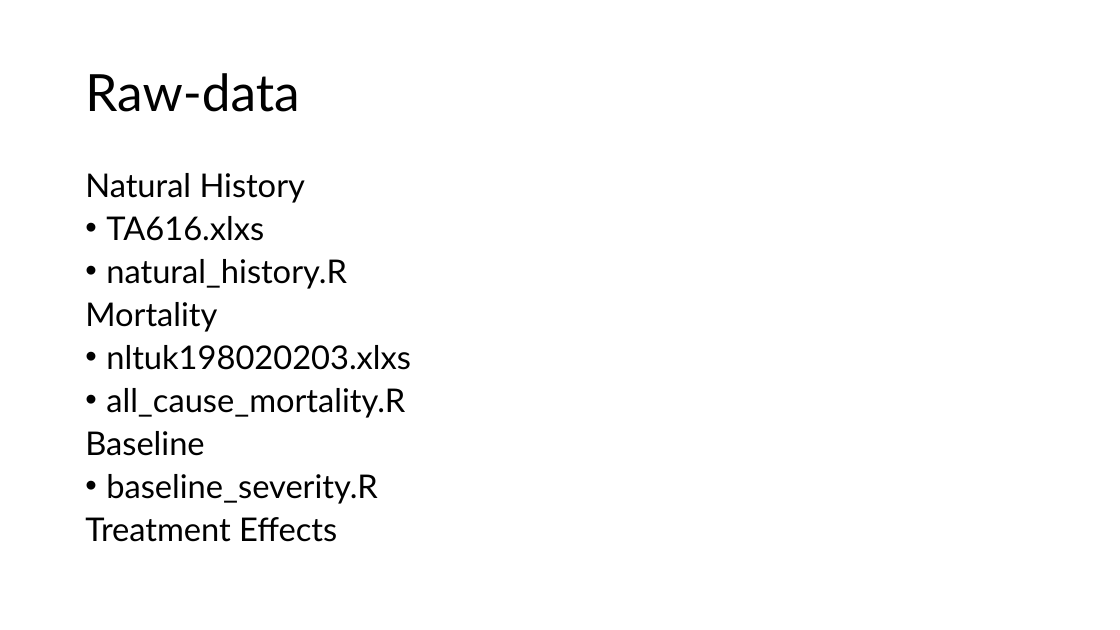
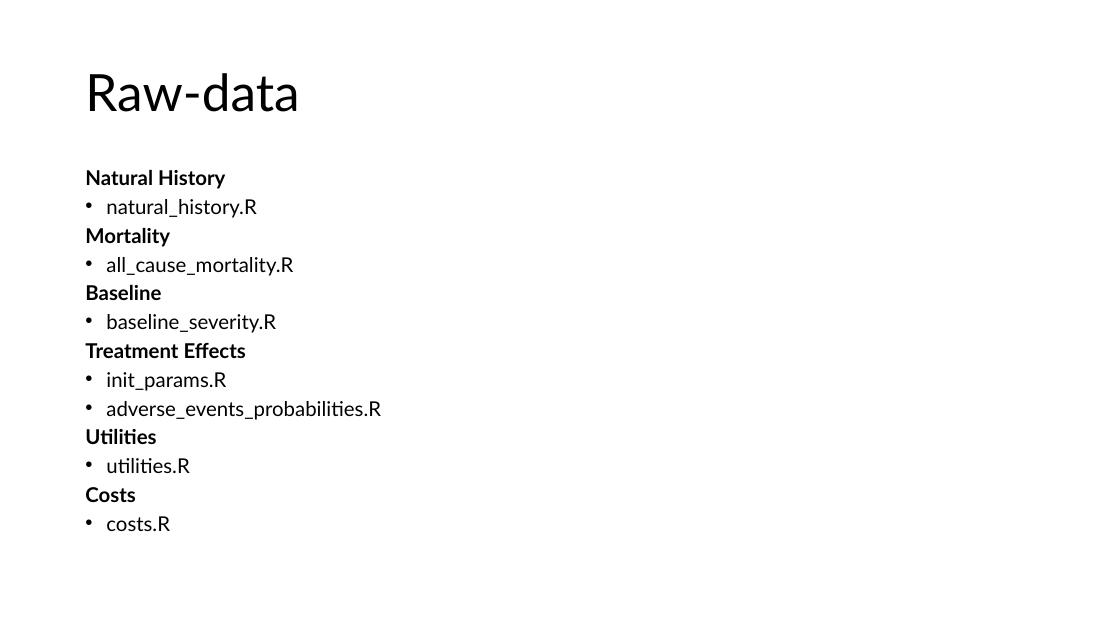
Before and after one commit to daysNmake/msdes, a slide deck: slide 3 of file structure.pptx. Drawn at 1120x630 pixels with LibreOffice and Linux fonts; fonts in the diff are those of the drawing. Boxes give left, top, right and bottom in pixels: in the first picture for what was removed or moved away, otherwise in the second. Text is boxed around its words. In the diff, an @@ line names an element or a change of style, - is before the commit and + after.

```diff
--- a/file structure.pptx
+++ b/file structure.pptx
@@ text at (x1=85, y1=170, x2=293, y2=358): size 28 to 17.5 pt in "Natural History", "natural_history.R", "Mortality", "all_cause_mortality.R" and 3 more places; bold on in "Natural History", "Mortality", "Baseline", "Treatment Effects"; line spacing 0.8 to 0.7 @@
@@ text at (x1=106, y1=216, x2=264, y2=241): paragraph removed @@
-• TA616.xlxs
@@ text at (x1=106, y1=345, x2=411, y2=370): paragraph removed @@
-• nltuk198020203.xlxs
@@ text at (x1=85, y1=372, x2=381, y2=531): paragraphs added @@
+• init_params.R
+• adverse_events_probabilities.R
+Utilities
+• utilities.R
+Costs
+• costs.R
```
Also in this commit, not shown: 1 other slide changed, 16 other files.
